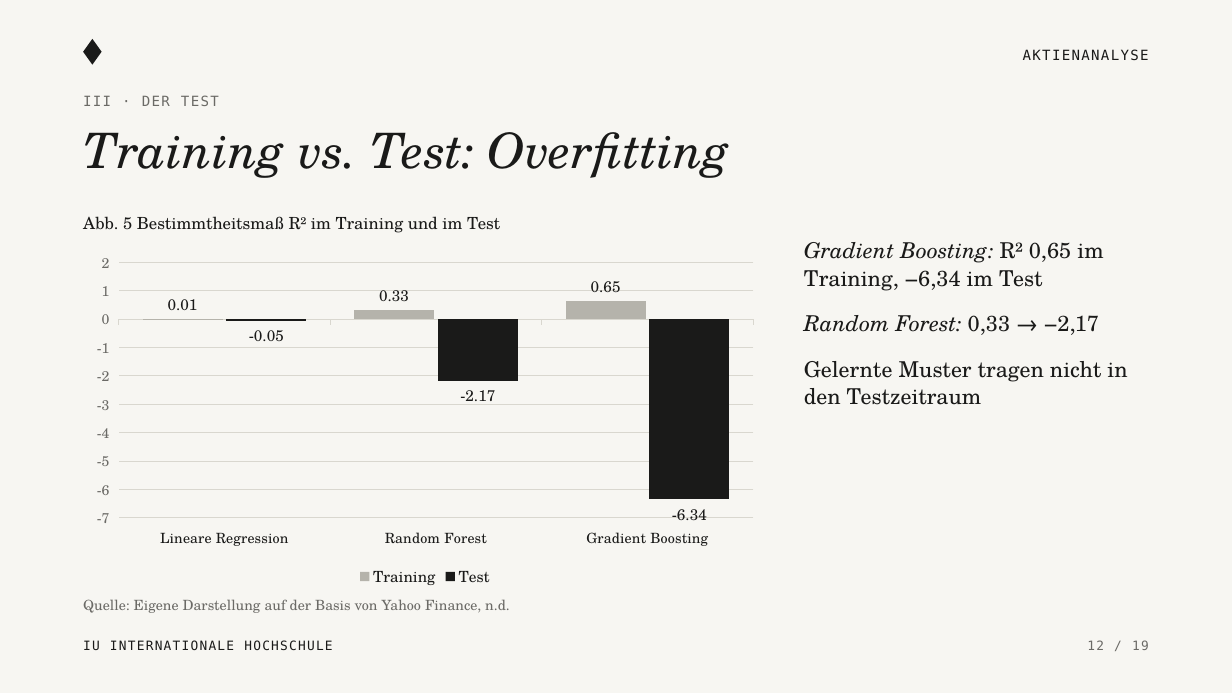
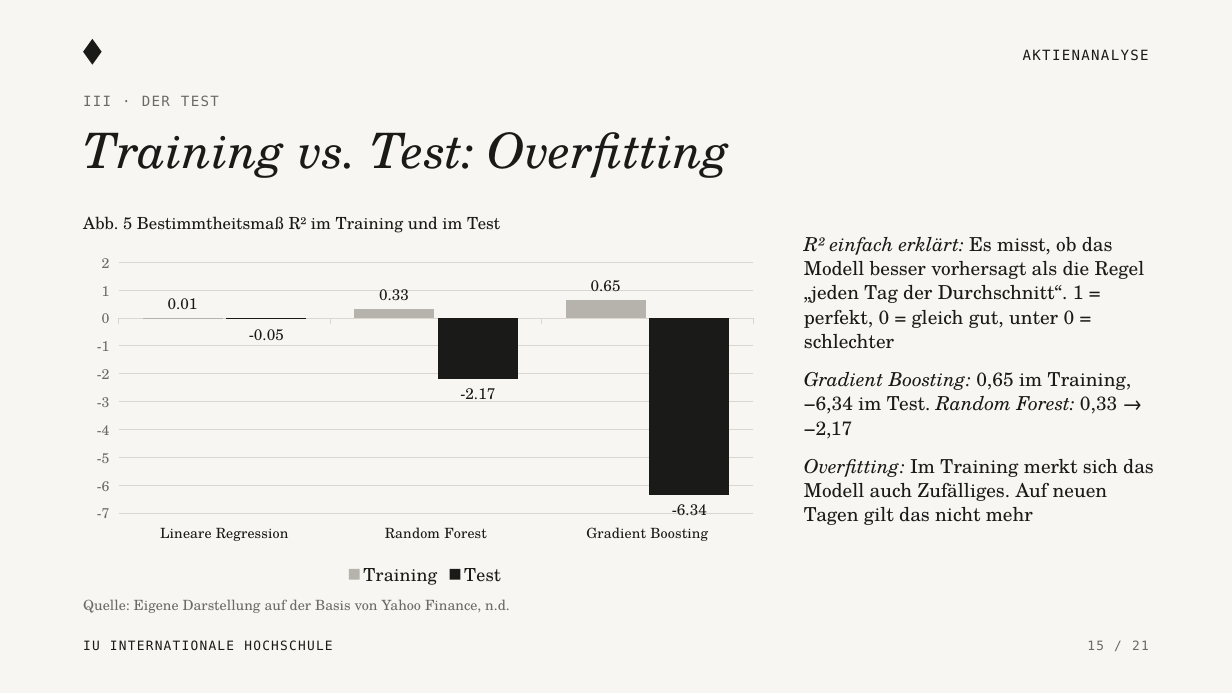
Before and after one commit to KonstantinosLamprou/stockanalysis, a slide deck: slide 15 of presentation/Aktienanalyse_Praesentation.pptx (slide 12 before the commit). Drawn at 1232x693 pixels with LibreOffice and Linux fonts; fonts in the diff are those of the drawing. Boxes give left, top, right and bottom in pixels: in the first picture for what was removed or moved away, otherwise in the second. Text is boxed around its words. In the diff, an @@ line names an element or a change of style, - is before the commit and + after.

```diff
--- a/presentation/Aktienanalyse_Praesentation.pptx
+++ b/presentation/Aktienanalyse_Praesentation.pptx
@@ text at [804,237,1154,525]: text changed; size 17 to 15 pt @@
-Gradient Boosting: R² 0,65 im Training, −6,34 im Test
-Random Forest: 0,33 → −2,17
-Gelernte Muster tragen nicht in den Testzeitraum
+R² einfach erklärt: Es misst, ob das Modell besser vorhersagt als die Regel „jeden Tag der Durchschnitt“. 1 = perfekt, 0 = gleich gut, unter 0 = schlechter
+Gradient Boosting: 0,65 im Training, −6,34 im Test. Random Forest: 0,33 → −2,17
+Overfitting: Im Training merkt sich das Modell auch Zufälliges. Auf neuen Tagen gilt das nicht mehr
@@ column chart at [83,245,767,592] @@
@@ legend changed @@
@@ text at [1087,640,1149,650]: text changed @@
-12 / 19
+15 / 21
```
Also in this commit, not shown: 16 other slides changed, 4 slides added, 2 slides removed, 13 other files.
